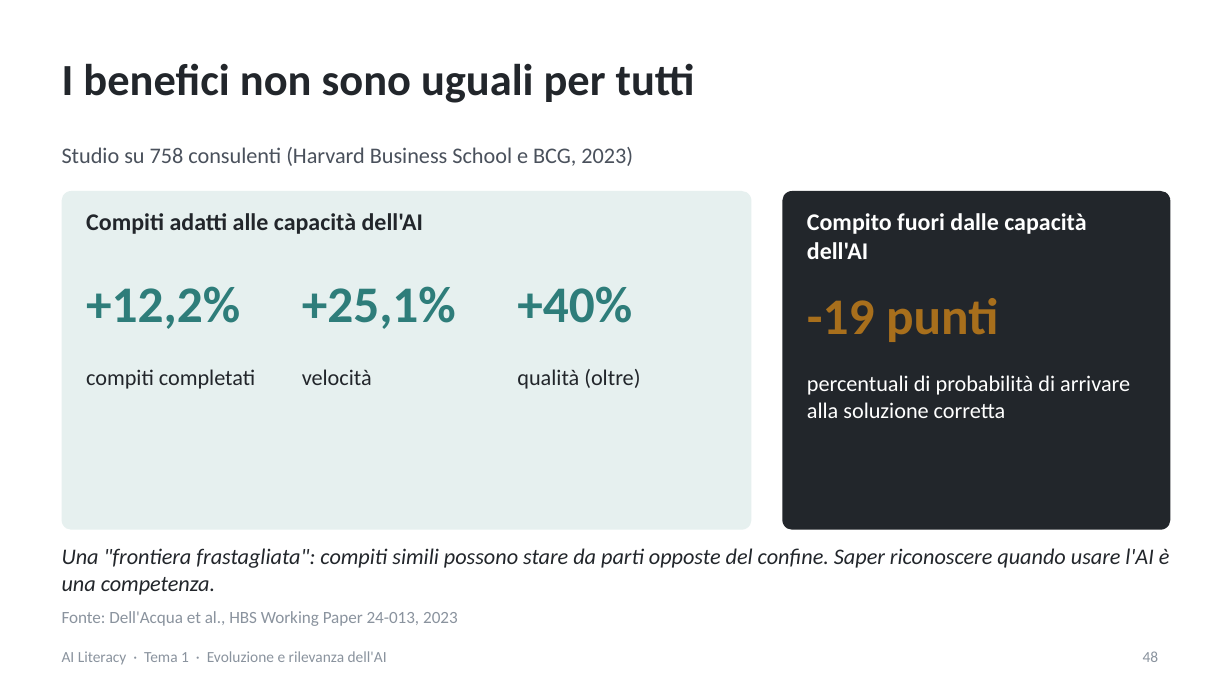
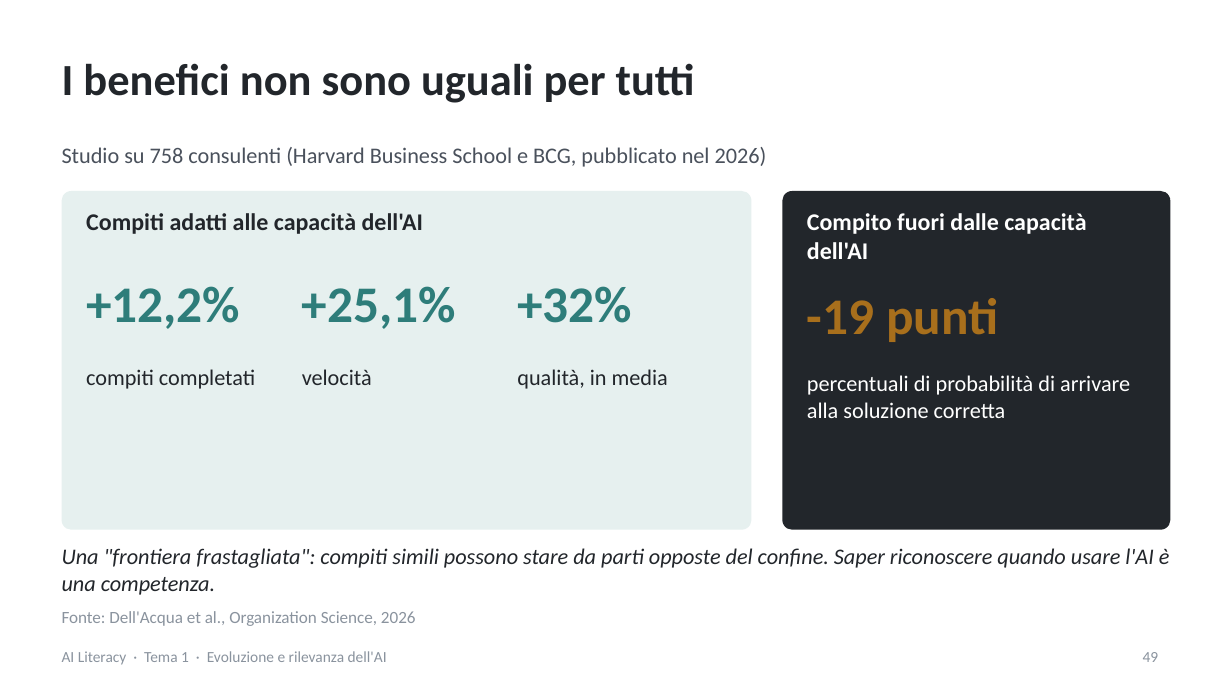
Before and after one commit to NetAi-IT/Formazione-AI-Literacy-Official, a slide deck: slide 49 of Base/Tema1_Evoluzione_e_rilevanza_AI.pptx (slide 48 before the commit). Drawn at 1232x693 pixels with LibreOffice and Linux fonts; fonts in the diff are those of the drawing. Boxes give left, top, right and bottom in pixels: in the first picture for what was removed or moved away, otherwise in the second. Text is boxed around its words. In the diff, an @@ line names an element or a change of style, - is before the commit and + after.

```diff
--- a/Base/Tema1_Evoluzione_e_rilevanza_AI.pptx
+++ b/Base/Tema1_Evoluzione_e_rilevanza_AI.pptx
@@ text at [62, 147, 767, 167]: text changed @@
-Studio su 758 consulenti (Harvard Business School e BCG, 2023)
+Studio su 758 consulenti (Harvard Business School e BCG, pubblicato nel 2026)
@@ text at [517, 286, 632, 323]: text changed @@
-+40%
++32%
@@ text at [517, 369, 668, 389]: text changed @@
-qualità (oltre)
+qualità, in media
@@ text at [62, 611, 416, 626]: text changed @@
-Fonte: Dell'Acqua et al., HBS Working Paper 24-013, 2023
+Fonte: Dell'Acqua et al., Organization Science, 2026
@@ page number at [1143, 652, 1159, 662]: text changed @@
-48
+49
```
Also in this commit, not shown: 11 other slides changed, 4 slides added, 9 other files.
